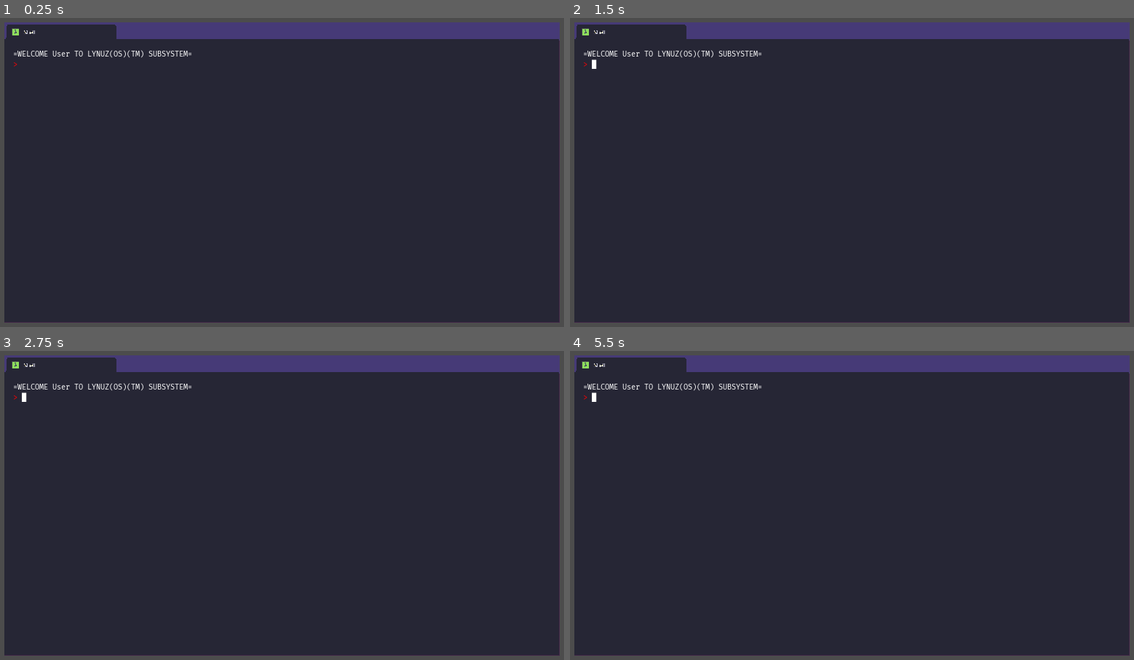
Above: before the commit, frames 1-4 (two rows, left to right).
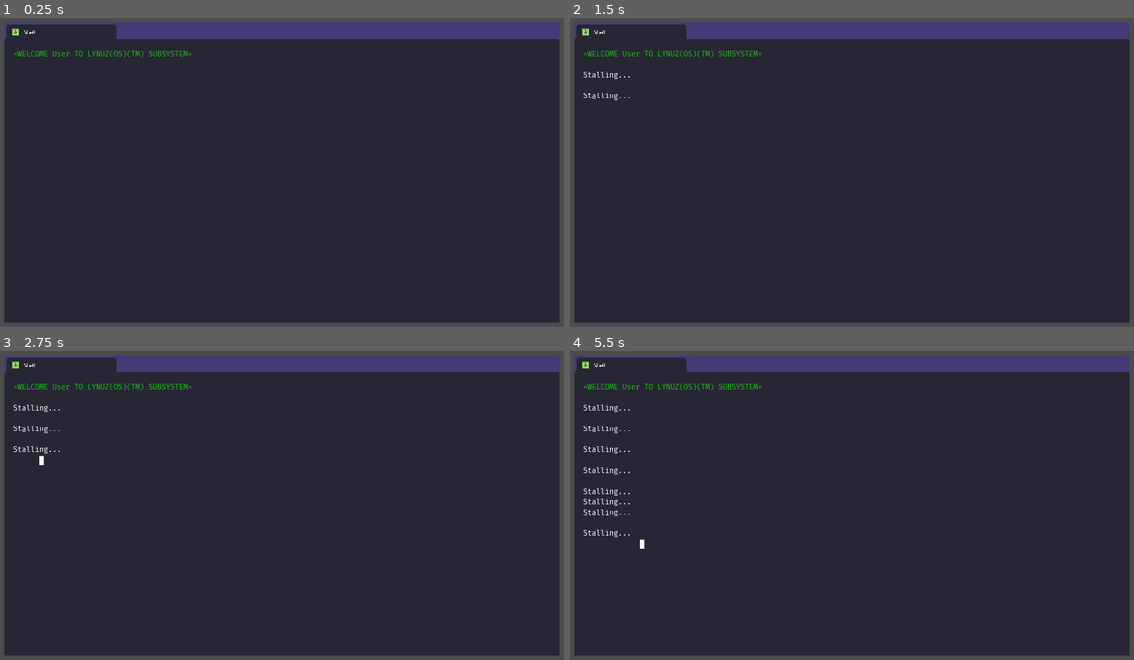
Above: after the commit, the same moments.

Repository: panorb/ludum-dare-48
Game: Godot game, scene res://Shell/Shell.tscn
The game is run twice, just before and just after one commit, with the same random seed, the same clock (stepped at 60 frames per second) and the same inputs.
Inputs:
- Up to frame 1 (0.25 s): no input
- Up to frame 2 (1.5 s): tap Enter at 0.5, 0.8, 1.35 s; tap Backspace at 0.6 s; tap Space at 0.77, 1.07, 1.25 s
- Up to frame 3 (2.75 s): tap Space at 1.52, 1.55, 1.82, 2.1 s; tap Enter at 2 s; tap Backspace at 2.3 s
- Up to frame 4 (5.5 s): tap Space at 2.75, 3.02, 3.32, 3.77, 3.8, 4.07, 4.25, 4.52, 4.82 s; tap Backspace at 2.85, 4.35 s; tap Enter at 3.05, 3.5, 3.6, 5.1 s

The runs differ from the first frame. In frame 1, 0.3% of the frame differs, in the area x 2-34%, y 10-16%; in frame 2, 0.4%; in frame 3, 0.5%; in frame 4, 0.8%, in the area x 2-34%, y 10-64%.

Commit message:
Further work on shell text

Diff:
--- a/godot/Shell/Shell.tscn
+++ b/godot/Shell/Shell.tscn
@@ -64,6 +64,7 @@
 bbcode_enabled = true
 bbcode_text = "[color=red]>[/color] [b]ls[/b] /fonts█"
 text = "> ls /fonts█"
+scroll_following = true
 
 [node name="CursorBlinkTimer" type="Timer" parent="."]
 wait_time = 0.5
--- a/godot/Shell/shell.gd
+++ b/godot/Shell/shell.gd
@@ -2,40 +2,65 @@
 
 var backlog : PoolStringArray = []
 var command_history : PoolStringArray = []
-var scroll_position : int = 0
 
 var display_cursor : bool = false
 var input_accepted : bool = true
+var command_handled : bool = false
+
 var current_command : String = ""
 
 onready var output_label = get_node("MarginContainer/MarginContainer/Label")
 
 
 func _ready():
-	backlog.append("=WELCOME User TO LYNUZ(OS)(TM) SUBSYSTEM=")
+	backlog.append("[color=#16c60c]=WELCOME User TO LYNUZ(OS)(TM) SUBSYSTEM=[/color]")
 
-func _process(delta):
+func _process(_delta):
 	output_label.bbcode_text = ""
 
 	for line in backlog:
 		output_label.bbcode_text += line + "\n"
 
 	if input_accepted:
-		output_label.bbcode_text += "[color=red]>[/color] "
-		output_label.bbcode_text += current_command
+		output_label.bbcode_text += get_last_line()
 
 		if display_cursor:
 			output_label.bbcode_text += "█"
+	elif not command_handled:
+		command_handled = true
+		backlog.append("Stalling...")
+		yield(get_tree().create_timer(0.2), "timeout")
+		input_accepted = true
+
+func get_last_line():
+	if input_accepted:
+		return "" + current_command
+	else:
+		return backlog[-1]
 
 func _unhandled_input(event):
 	if event is InputEventKey:
 		if event.pressed:
-			var scancode_string = OS.get_scancode_string(event.scancode)
+			var scancode = event.scancode
+			var scancode_string = OS.get_scancode_string(scancode)
+
 			if scancode_string.length() == 1:
 				if event.shift:
 					current_command += scancode_string.to_upper()
 				else:
 					current_command += scancode_string.to_lower()
 
+			if scancode == KEY_SPACE:
+				current_command += " "
+
+			if scancode == KEY_BACKSPACE:
+				current_command = current_command.substr(0, current_command.length() - 1)
+
+			if scancode == KEY_ENTER and current_command:
+				backlog.append(get_last_line())
+				command_handled = false
+				input_accepted = false
+
+
 func _on_CursorBlinkTimer_timeout():
 	display_cursor = !display_cursor
--- a/godot/project.godot
+++ b/godot/project.godot
@@ -24,7 +24,7 @@
 window/size/width=1280
 window/size/height=720
 window/stretch/mode="2d"
-window/stretch/aspect="keep_width"
+window/stretch/aspect="expand"
 
 [importer_defaults]
 
